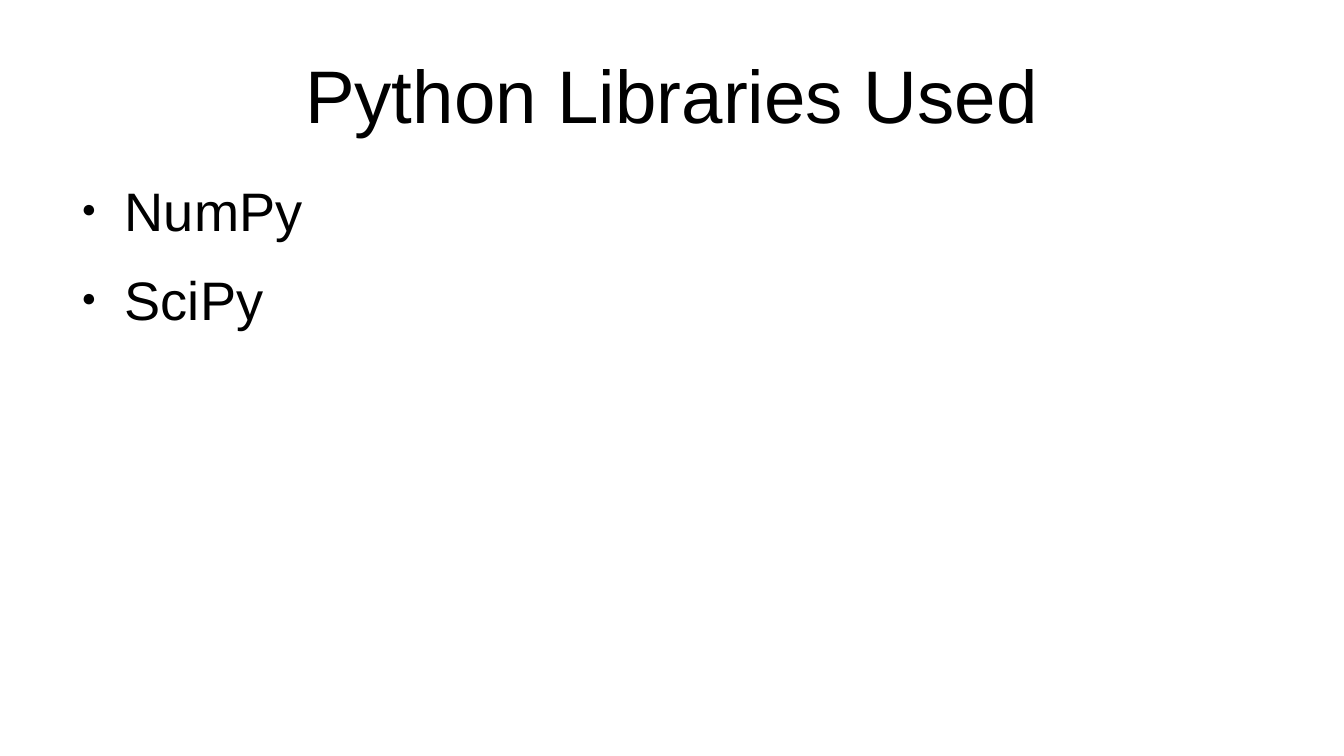
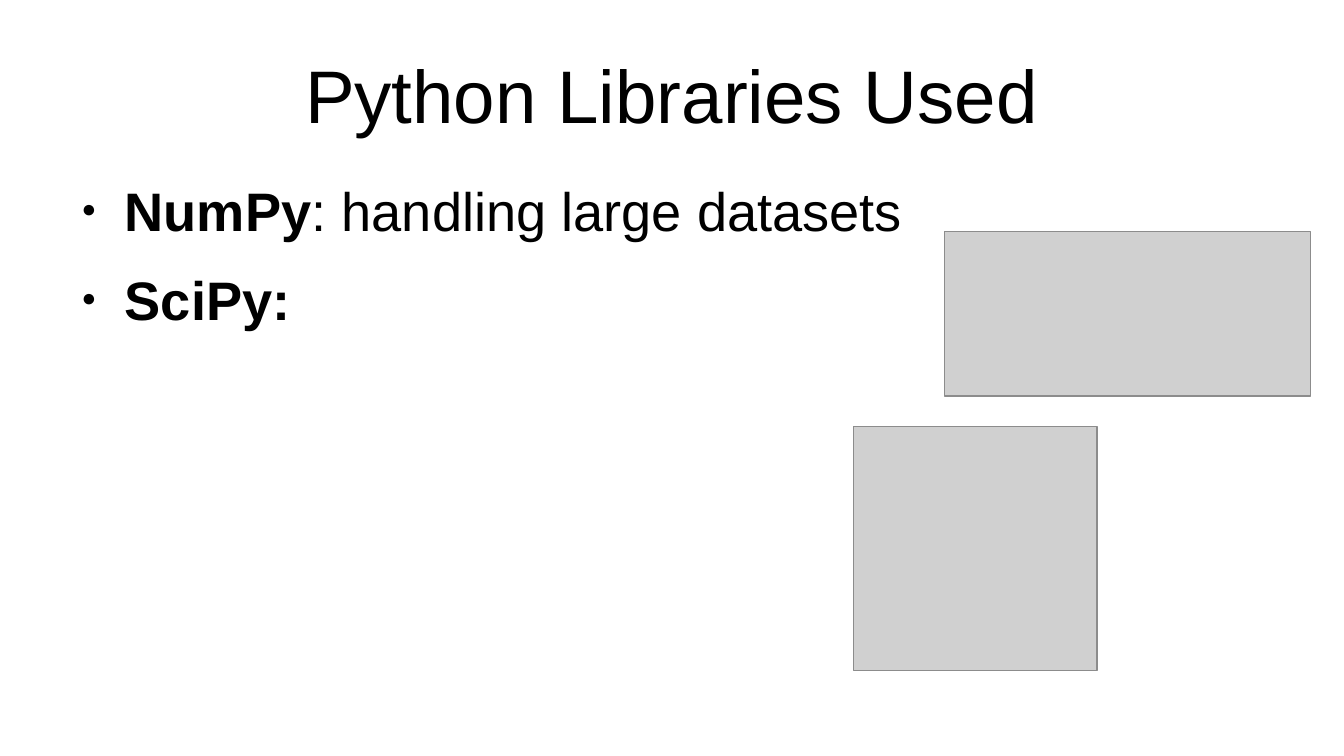
Before and after one commit to jwmathis/SSE591_Project3, a slide deck: slide 9 of Paper Review/Paper Review 2.pptx. Drawn at 1344x756 pixels with LibreOffice and Linux fonts; fonts in the diff are those of the drawing; grey boxes stand for pictures. Boxes give left, top, right and bottom in pixels: in the first picture for what was removed or moved away, otherwise in the second. Text is boxed around its words. In the diff, an @@ line names an element or a change of style, - is before the commit and + after.

```diff
--- a/Paper Review/Paper Review 2.pptx
+++ b/Paper Review/Paper Review 2.pptx
@@ text at [125, 191, 902, 329]: text changed @@
-● NumPy
-● SciPy
+● NumPy: handling large datasets
+● SciPy:
@@ picture added at [945, 232, 1311, 396] @@
@@ picture added at [854, 427, 1098, 671] @@
```
Also in this commit, not shown: 6 other slides changed, 1 slide added, 3 other files.
